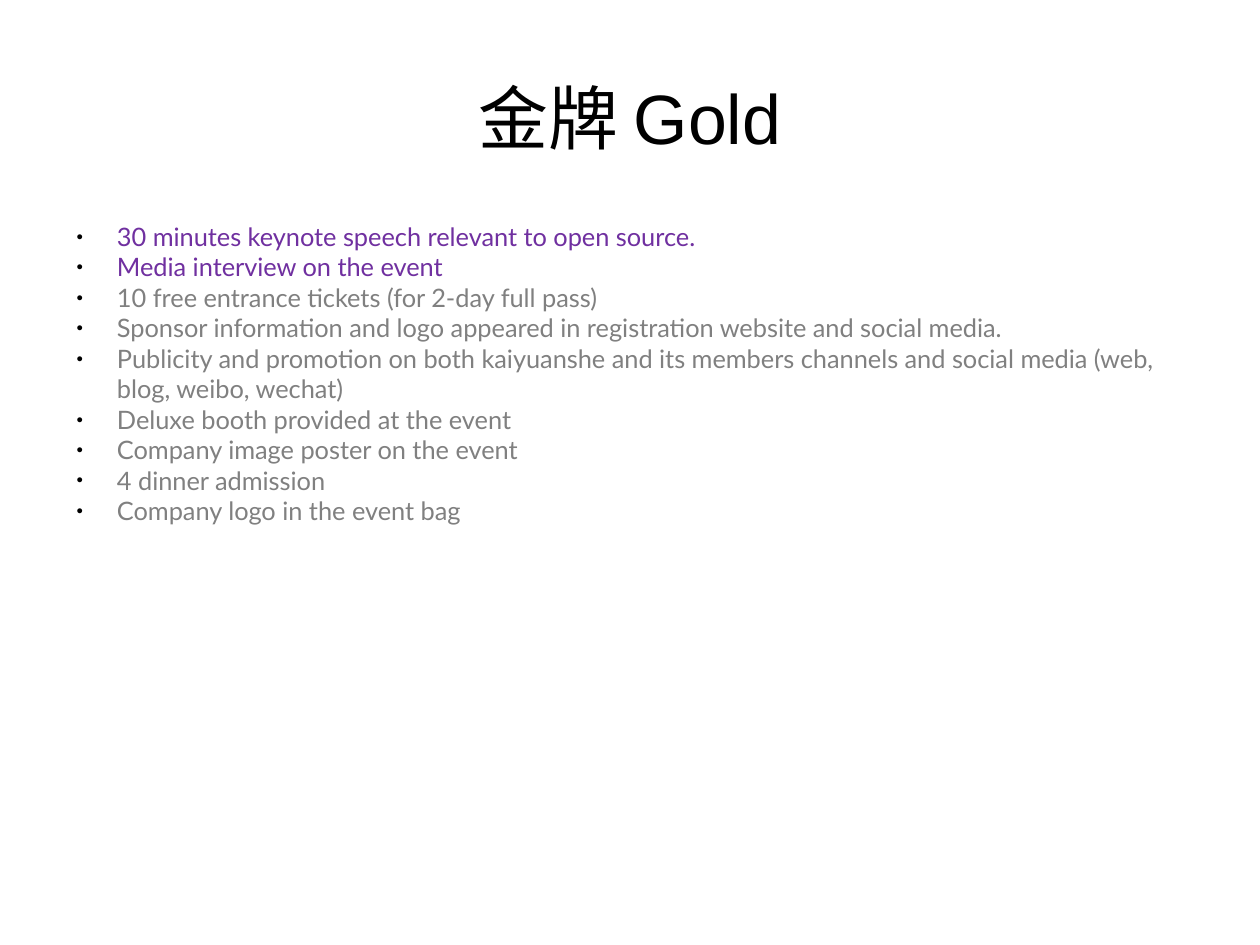
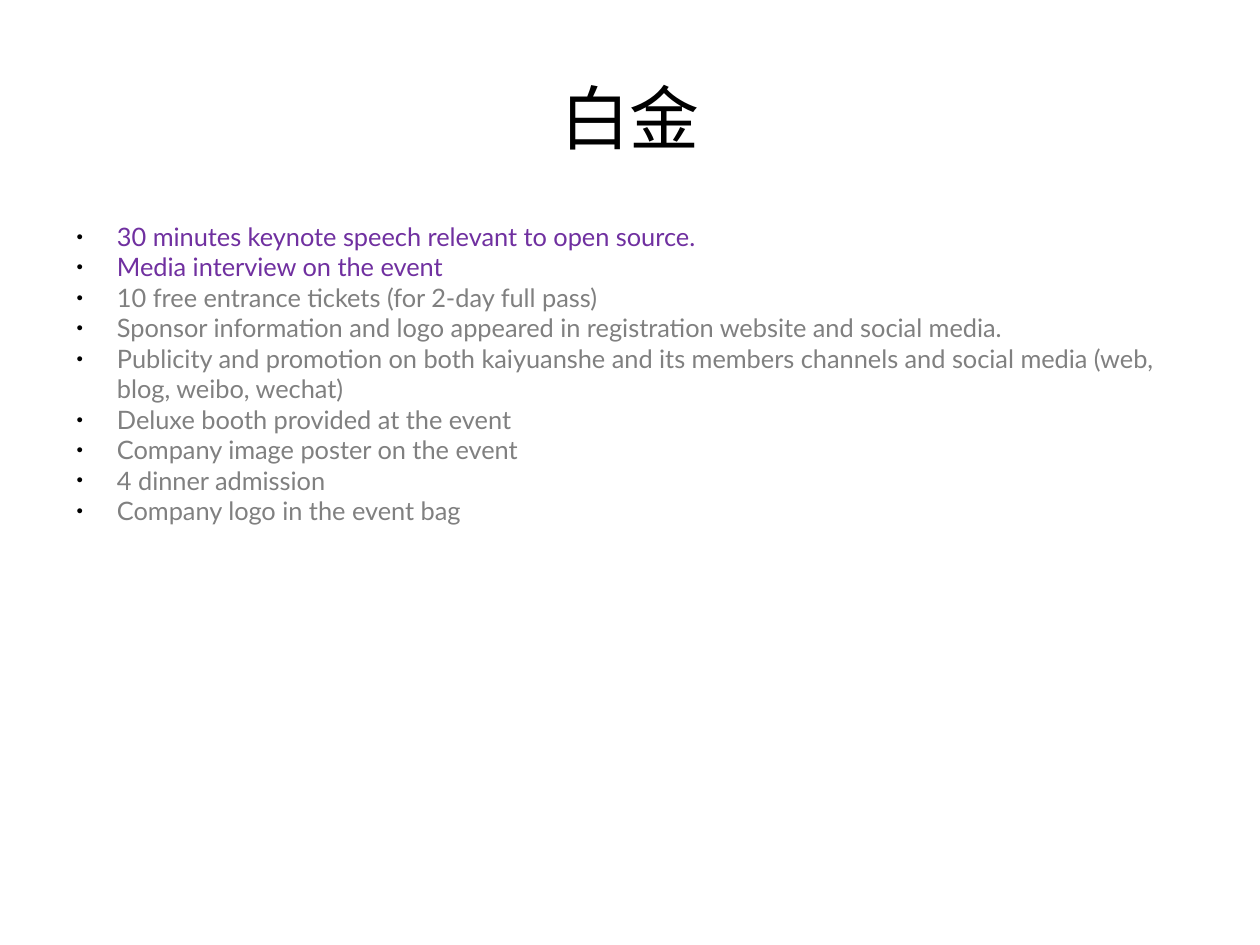
Before and after one commit to binli/coscon, a slide deck: slide 7 of 2016/coscon_proposal_2016.pptx (slide 6 before the commit). Drawn at 1260x945 pixels with LibreOffice and Linux fonts; fonts in the diff are those of the drawing; background and template pictures are left out. Boxes give left, top, right and bottom in pixels: in the first picture for what was removed or moved away, otherwise in the second. Text is boxed around its words. In the diff, an @@ line names an element or a change of style, - is before the commit and + after.

```diff
--- a/2016/coscon_proposal_2016.pptx
+++ b/2016/coscon_proposal_2016.pptx
@@ text at (560,85,700,150): text changed @@
-金牌 Gold
+白金
```
Also in this commit, not shown: 3 other slides changed, 2 slides added, 1 other file.
